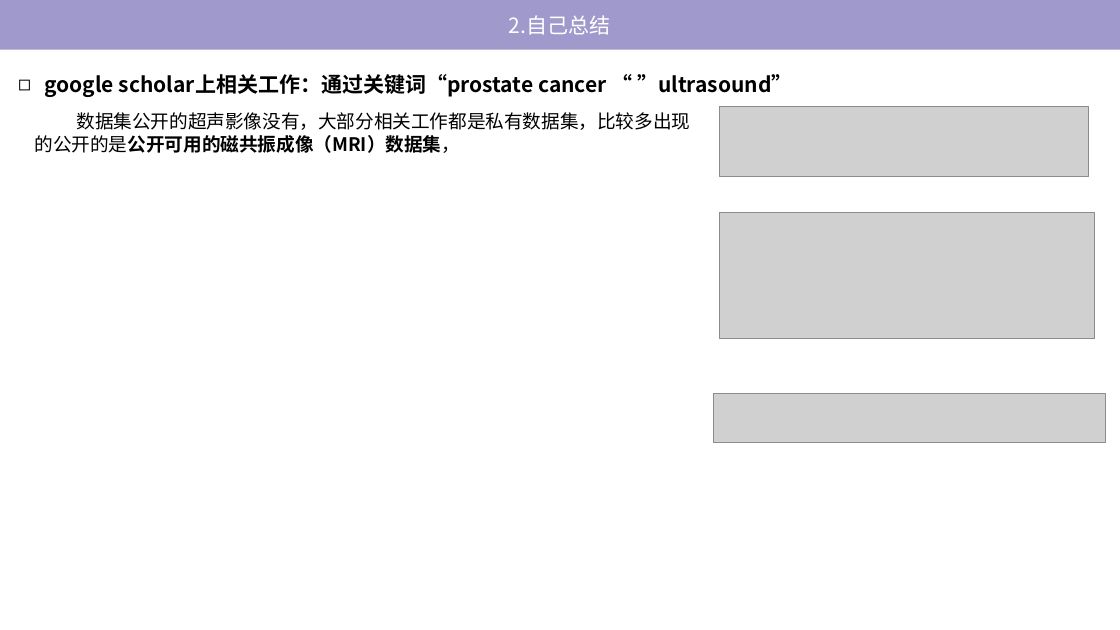
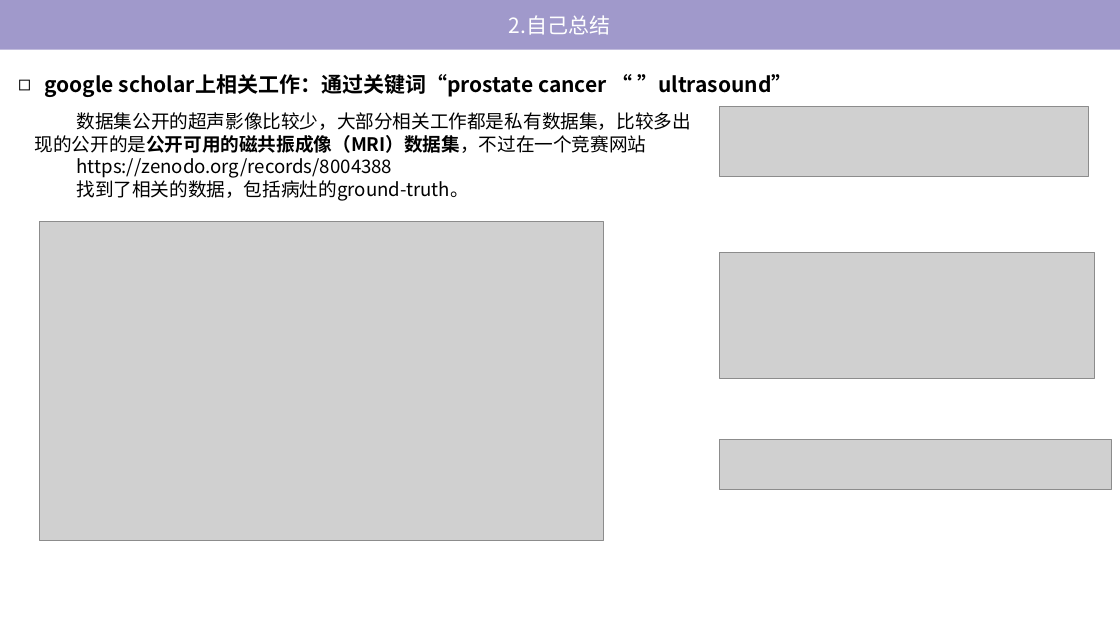
Before and after one commit to tj-messi/cv-computer-visual-tj, a slide deck: slide 16 of 0.跟做项目/前列腺炎诊断--医疗影像大模型/进度汇报/2024-11-24 - 调研.pptx (slide 8 before the commit). Drawn at 1120x630 pixels with LibreOffice and Linux fonts; fonts in the diff are those of the drawing; grey boxes stand for pictures. Boxes give left, top, right and bottom in pixels: in the first picture for what was removed or moved away, otherwise in the second. Text is boxed around its words. In the diff, an @@ line names an element or a change of style, - is before the commit and + after.

```diff
--- a/0.跟做项目/前列腺炎诊断--医疗影像大模型/进度汇报/2024-11-24 - 调研.pptx
+++ b/0.跟做项目/前列腺炎诊断--医疗影像大模型/进度汇报/2024-11-24 - 调研.pptx
@@ text at (35,112,691,201): text changed @@
-数据集公开的超声影像没有，大部分相关工作都是私有数据集，比较多出现的公开的是公开可用的磁共振成像（MRI）数据集，
+数据集公开的超声影像比较少，大部分相关工作都是私有数据集，比较多出现的公开的是公开可用的磁共振成像（MRI）数据集，不过在一个竞赛网站
+https://zenodo.org/records/8004388
+找到了相关的数据，包括病灶的ground-truth。
@@ picture added at (39,221,603,540) @@
@@ picture: place and size @@
-picture at (719,213,1095,339)
+picture at (719,252,1095,378)
@@ picture: place and size @@
-picture at (713,393,1106,443)
+picture at (719,439,1112,489)
```
Also in this commit, not shown: 2 other slides changed, 10 slides added, 1 slide removed, 4 other files.
